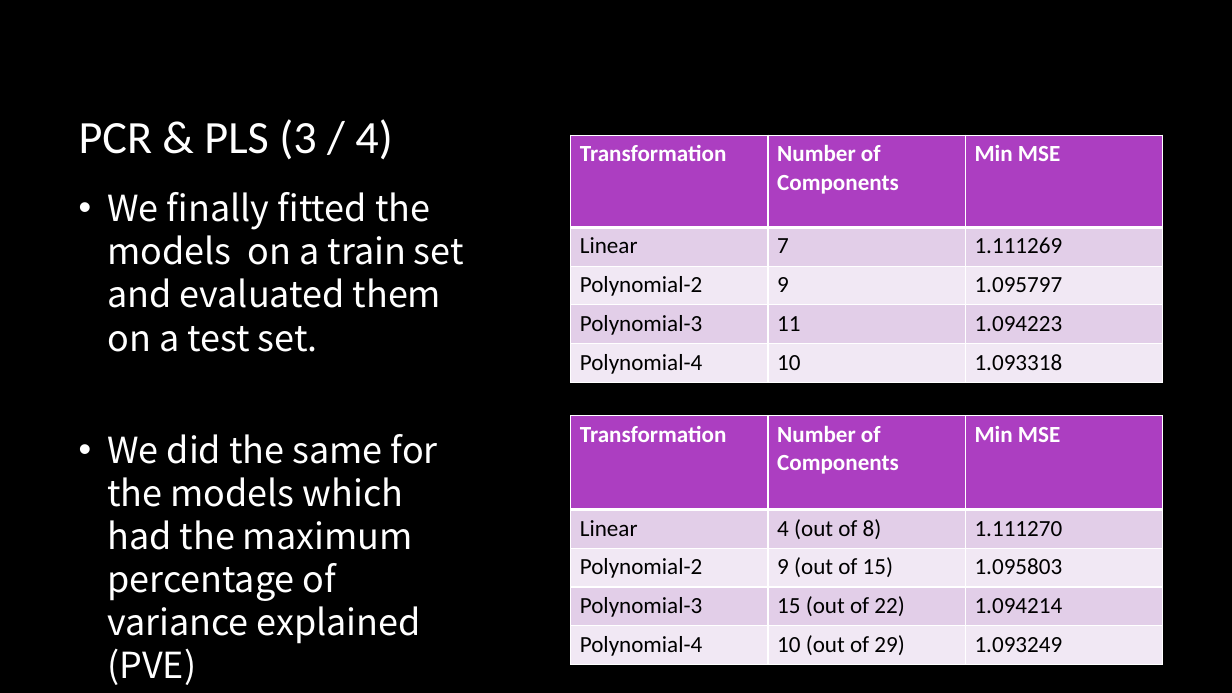
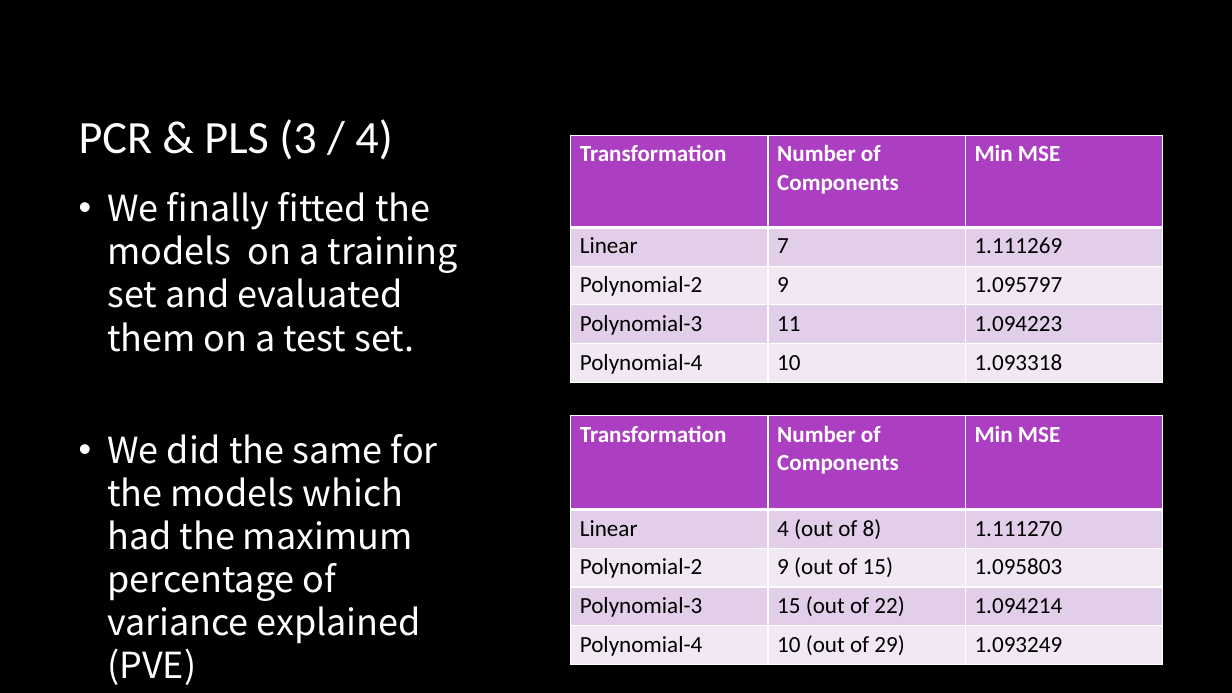
Before and after one commit to michelegargiulo/UNISA2020_StatisticalDataAnalysis, a slide deck: slide 23 of ProjectPresentation.pptx. Drawn at 1232x693 pixels with LibreOffice and Linux fonts; fonts in the diff are those of the drawing; background and template pictures are left out. Boxes give left, top, right and bottom in pixels: in the first picture for what was removed or moved away, otherwise in the second. Text is boxed around its words. In the diff, an @@ line names an element or a change of style, - is before the commit and + after.

```diff
--- a/ProjectPresentation.pptx
+++ b/ProjectPresentation.pptx
@@ text at box(107, 192, 458, 352): text changed @@
-• We finally fitted the models on a train set and evaluated them on a test set.
+• We finally fitted the models on a training set and evaluated them on a test set.
```
Also in this commit, not shown: 6 other slides changed.
